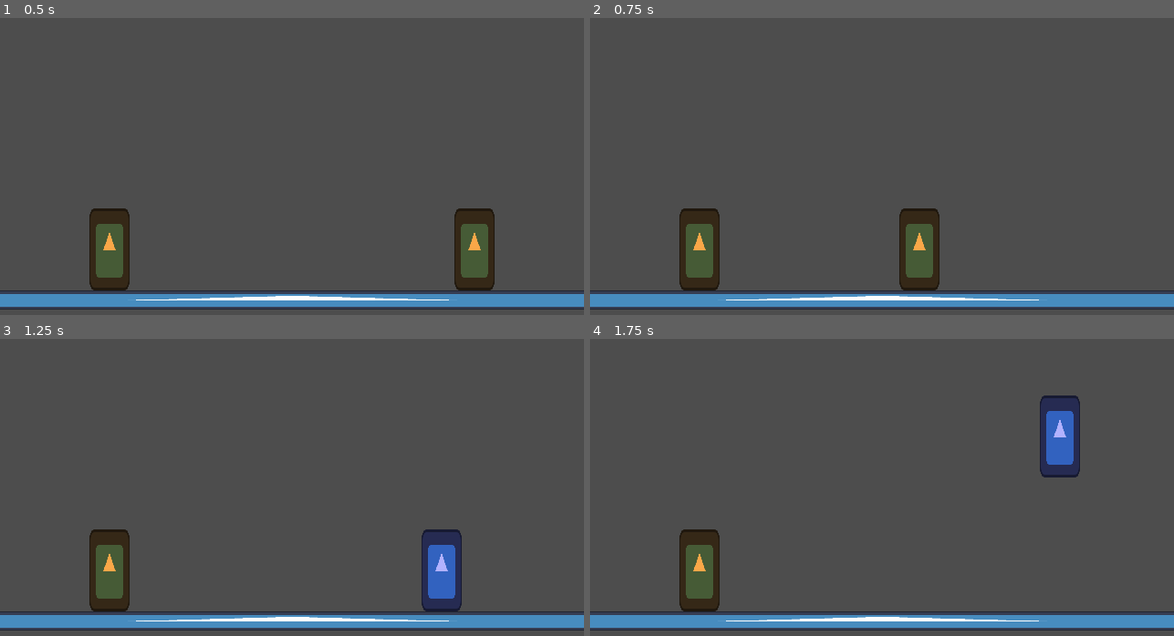
Above: before the commit, frames 1-4 (two rows, left to right).
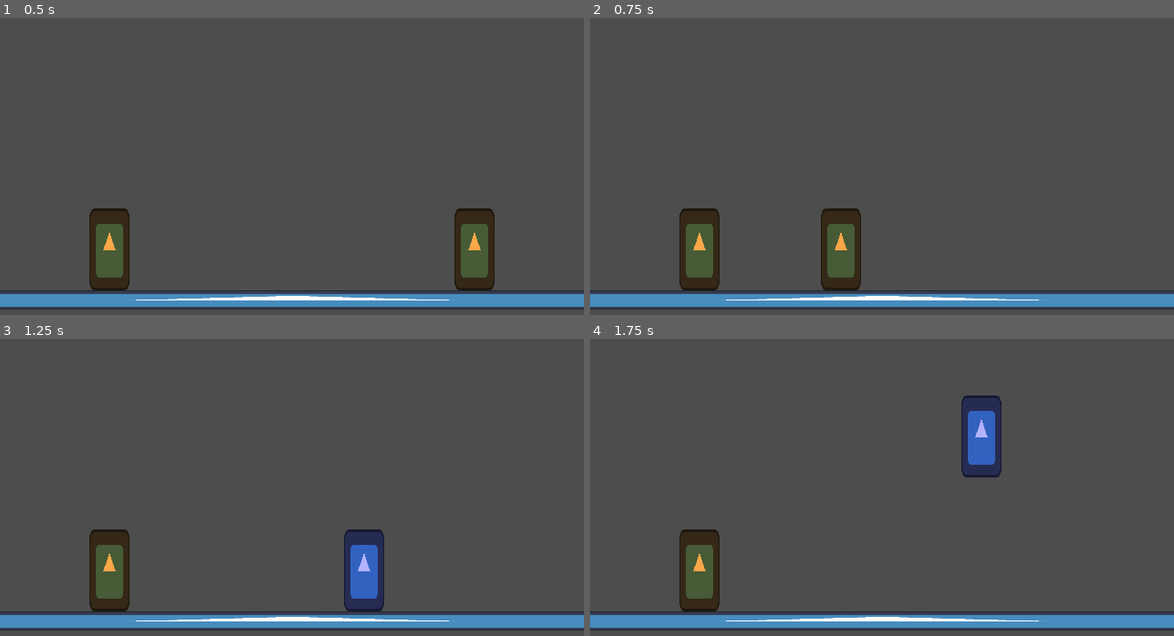
Above: after the commit, the same moments.

Repository: lucasmcclean/project-foxtrot-black-trigger-watchtower-omega
Game: Godot game, scene res://main.tscn
Same seed, same stepped clock (60 frames per second), same inputs: the game is played once before the commit and once after it. The engine's default icon, where the game draws it, is replaced by a stand-in: a white triangle on a blue panel in a dark square.
Inputs:
- Up to frame 1 (0.5 s): no input
- Up to frame 2 (0.75 s): tap Enter at 0.5 s; hold D (move_right) from 0.53 s (still down); tap Space (flash_step) at 0.6 s
- Up to frame 3 (1.25 s): keep holding D (move_right); tap W (jump) at 0.77, 1.07 s; tap E (kick) at 0.8 s
- Up to frame 4 (1.75 s): release D (move_right) at 1.28 s; hold Insert (move_down) from 1.28 s (still down); tap E (kick) at 1.35 s; tap W (jump) at 1.52 s; tap Q (punch) at 1.55 s

Frame 1 is identical in both runs. In frame 2, 2.2% of the frame differs, in the area x 39-60%, y 64-92%; in frame 3, 3.8%, in the area x 58-80%, y 64-92%; in frame 4, 3.8%.

Commit message:
refactor(player): clean up punch-kick management

Diff:
--- a/project-foxtrot-black-trigger-watchtower-omega/player/player.gd
+++ b/project-foxtrot-black-trigger-watchtower-omega/player/player.gd
@@ -14,14 +14,14 @@
 var flash_impulse: float = 4000.0
 var flash_cooldown: float = 3.0
 var can_flash: bool = true
-var knockback_impulse: float = 2000.0
+var knockback_impulse: float = 1000.0
 
 var health: int = 20
 
 var can_punch: bool = true
 var can_kick: bool = true
 
-@export var  move_state: State
+@export var move_state: State
 @export var facing_right: bool = false
 @export var input: PlayerInput
 
@@ -60,11 +60,11 @@
 
 	if input.punch and can_punch :
 		can_punch = false
-		perform_attack(punch_hitbox)
+		punch()
 
 	if input.kick and can_kick:
 		can_kick = false
-		perform_attack(kick_hitbox)
+		kick()
 
 	if input.flash_step and can_flash and is_grounded():
 		# Courtesy of Ishfaq
@@ -88,8 +88,8 @@
 	return false
 
 
-func perform_attack(hitbox: Area2D) -> void:
-	var overlapping_areas = hitbox.get_overlapping_areas()
+func punch() -> void:
+	var overlapping_areas = punch_hitbox.get_overlapping_areas()
 	for area in overlapping_areas:
 		if area is Hurtbox:
 			var hit_player = area.get_parent()
@@ -99,6 +99,18 @@
 				hit_player.take_hit(1, 1)
 	await get_tree().create_timer(0.5).timeout
 	can_punch = true
+
+
+func kick() -> void:
+	var overlapping_areas = kick_hitbox.get_overlapping_areas()
+	for area in overlapping_areas:
+		if area is Hurtbox:
+			var hit_player = area.get_parent()
+			if hit_player.position.x < self.position.x:
+				hit_player.take_hit(1, -1)
+			else:
+				hit_player.take_hit(1, 1)
+	await get_tree().create_timer(0.5).timeout
 	can_kick = true
 
 
--- a/project-foxtrot-black-trigger-watchtower-omega/player/player.tscn
+++ b/project-foxtrot-black-trigger-watchtower-omega/player/player.tscn
@@ -23,10 +23,11 @@
 [sub_resource type="RectangleShape2D" id="RectangleShape2D_hg6s5"]
 size = Vector2(62.857147, 128)
 
-[node name="Player" type="CharacterBody2D" node_paths=PackedStringArray("move_state")]
+[node name="Player" type="CharacterBody2D" node_paths=PackedStringArray("move_state", "jump_state")]
 scale = Vector2(0.7, 0.7)
 script = ExtResource("1_rkbax")
 move_state = NodePath("StateMachine/Move")
+jump_state = NodePath("StateMachine/Jump")
 
 [node name="CollisionShape2D" type="CollisionShape2D" parent="."]
 shape = SubResource("CapsuleShape2D_onrkg")
--- a/project-foxtrot-black-trigger-watchtower-omega/player/states/move.gd
+++ b/project-foxtrot-black-trigger-watchtower-omega/player/states/move.gd
@@ -13,15 +13,16 @@
 		state_machine.change_state(jump_state)
 
 	player.velocity.y += player.gravity*delta
+
 	if (player.input.move.x != 0) and (player.velocity.x*player.input.move.x > 0):
 		player.velocity.x += player.input.move.x*player.acceleration*delta
 	elif player.input.move.x != 0:
 		player.velocity.x += player.input.move.x*player.friction*delta
 	else:
 		player.velocity.x = move_toward(player.velocity.x, 0, player.friction*delta)
+
 	if(player.h_speed > player.h_min_speed):
-		print("running")
-		player.h_speed -= (player.h_speed - player.h_min_speed)/1.5
+		player.h_speed -= (player.h_speed - player.h_min_speed)/2
 		if(player.h_speed <= 100):
 			player.h_speed = player.h_min_speed
 	player.velocity.x = clamp(player.velocity.x, -player.h_speed, player.h_speed)
